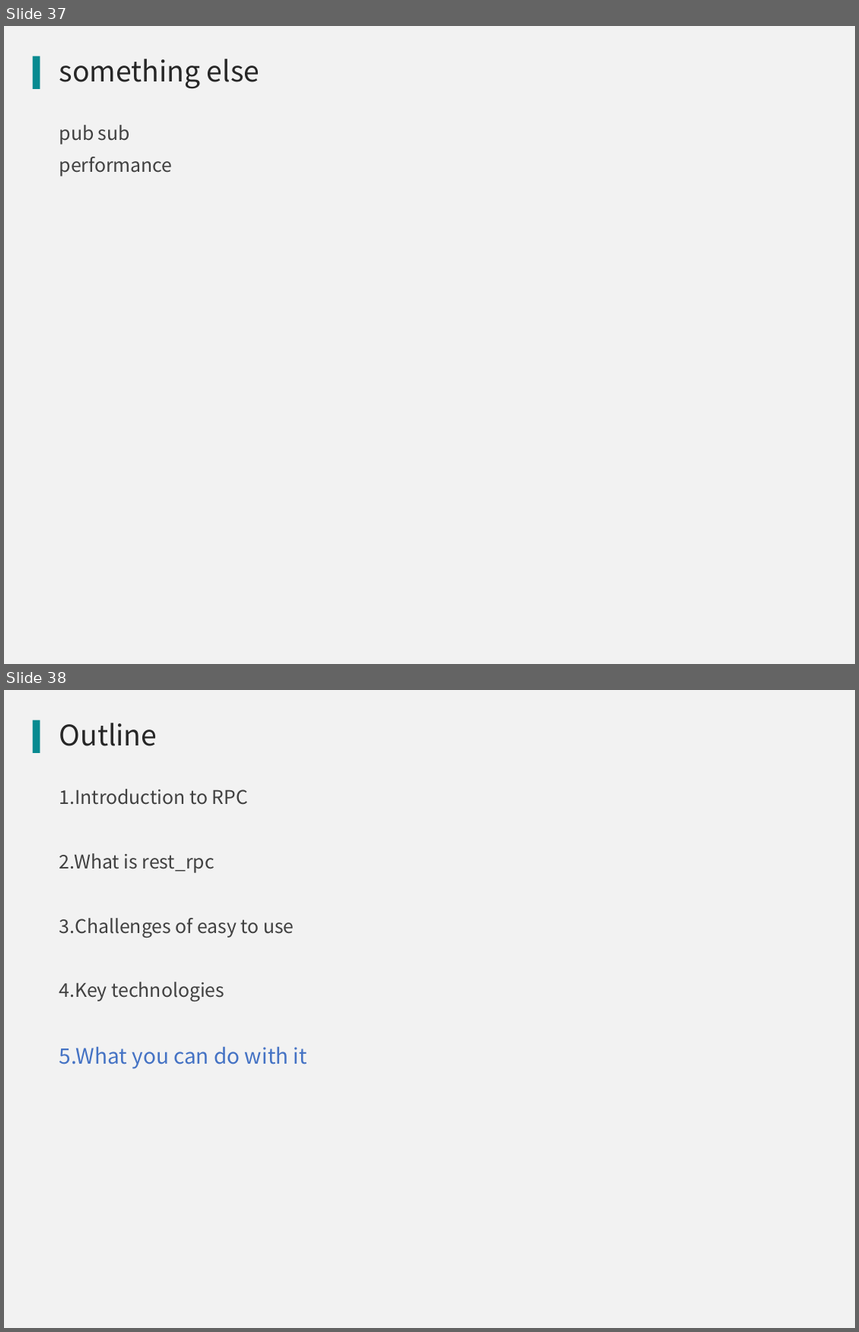
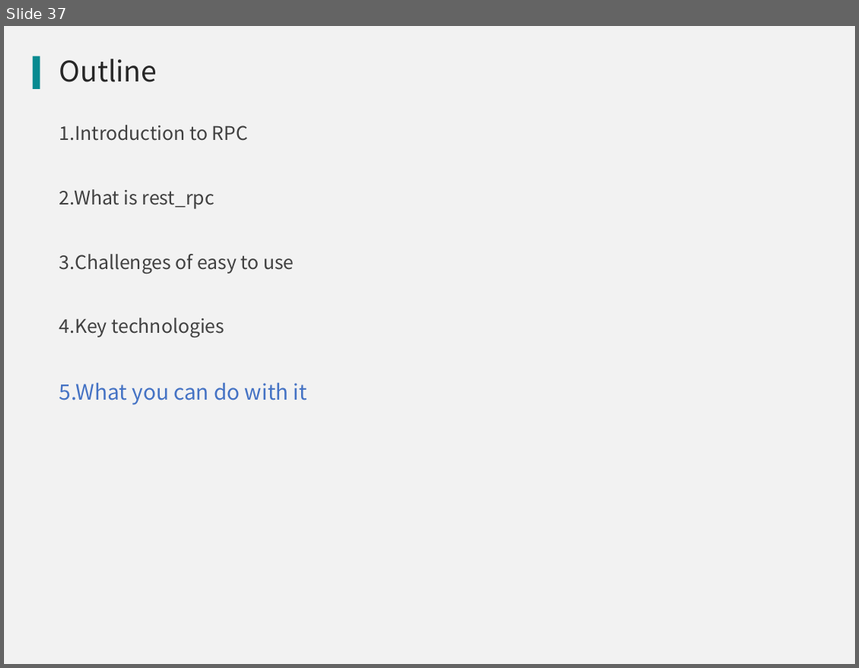
Before and after one commit to qicosmos/cppnow2017-ppt, a slide deck: An easy to use RPC framework implemented by c++11 and c++14.pptx. Shown one above the other, each under a label of ours: slides 37 and 38 before the commit, slide 37 after it. The pictures are 859x1332 and 859x668 pixels, drawn with LibreOffice and Linux fonts; fonts in the diff are those of the drawing; background and template pictures are left out. Boxes give left, top, right and bottom in pixels: in the first picture for what was removed or moved away, otherwise in the second. Text is boxed around its words. In the diff, an @@ line names an element or a change of style, - is before the commit and + after.

Commit message:
update

```diff
--- a/An easy to use RPC framework implemented by c++11 and c++14.pptx
+++ b/An easy to use RPC framework implemented by c++11 and c++14.pptx
@@ slide 37 removed at (x1=4, y1=26, x2=855, y2=664), background #F2F2F2; not listed: 1 template element that a slide beside it also shows @@
@@ title removed at (x1=59, y1=59, x2=259, y2=89) @@
-something else
@@ text removed at (x1=59, y1=125, x2=173, y2=176) @@
-pub sub
-performance
@@ what was slide 38 is now slide 37 @@
```
